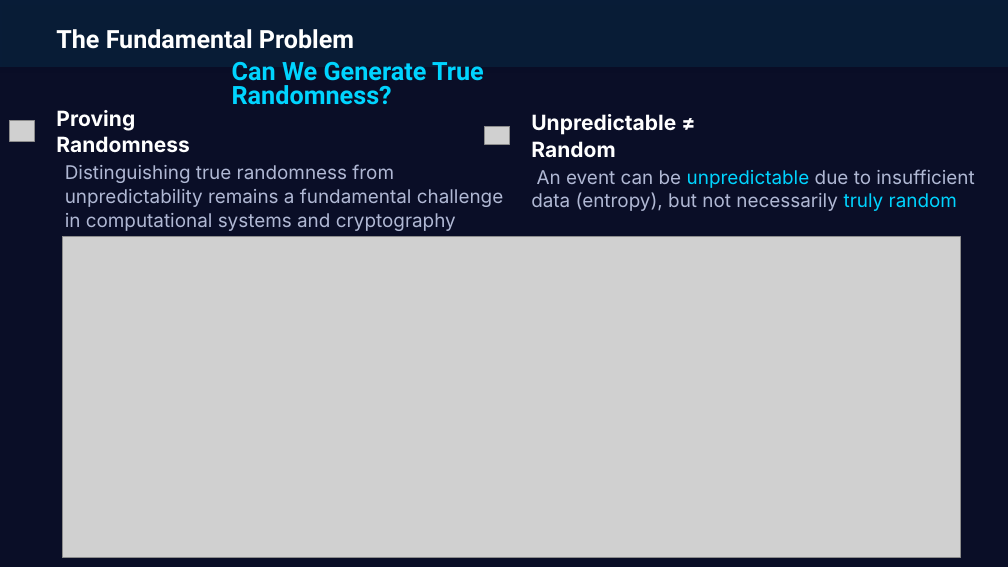
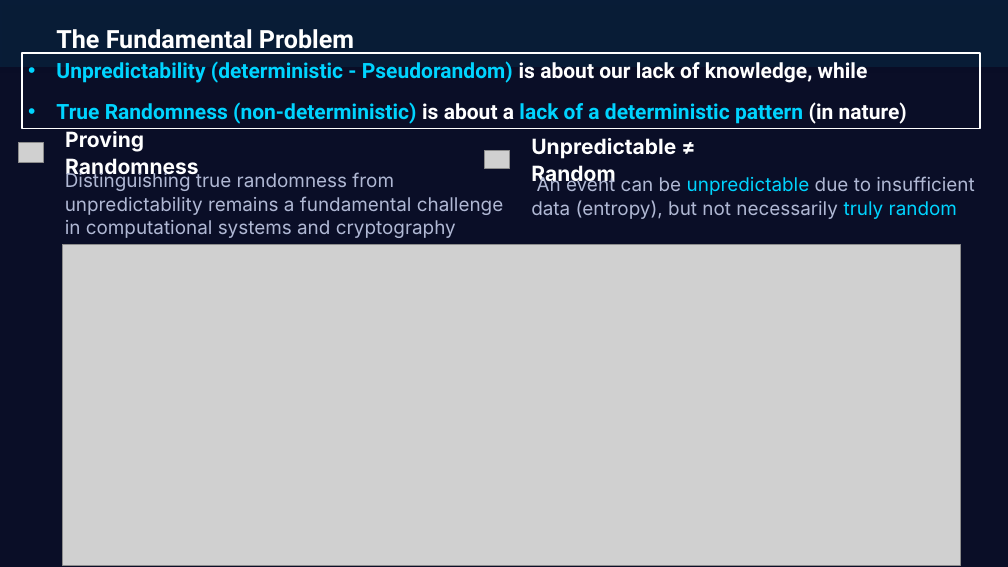
Before and after one commit to 7elmie/EGQCC, a slide deck: slide 2 of Presentations/4.True Randomness Testing & Random Number Generators.pptx. Drawn at 1008x567 pixels with LibreOffice and Linux fonts; fonts in the diff are those of the drawing; grey boxes stand for pictures. Boxes give left, top, right and bottom in pixels: in the first picture for what was removed or moved away, otherwise in the second. Text is boxed around its words. In the diff, an @@ line names an element or a change of style, - is before the commit and + after.

```diff
--- a/Presentations/4.True Randomness Testing & Random Number Generators.pptx
+++ b/Presentations/4.True Randomness Testing & Random Number Generators.pptx
@@ rectangle added at [22, 53, 980, 129], outline #FFFFFF 1.75 pt, 20 pt, text #00D4FF, bold @@
+• Unpredictability (deterministic - Pseudorandom) is about our lack of knowledge, while
+• True Randomness (non-deterministic) is about a lack of a deterministic pattern (in nature)
@@ text removed at [232, 62, 484, 105] @@
-Can We Generate True Randomness?
@@ picture: place and size @@
-picture at [9, 121, 34, 141]
+picture at [18, 142, 43, 163]
@@ text "Proving Randomness" rewrapped from [56, 110, 190, 153] to [65, 131, 199, 179] @@
@@ text "Unpredictable ≠ Random" rewrapped from [531, 114, 676, 158] to [531, 138, 676, 186] @@
@@ text "Distinguishing true randomness from unpredictability ...": place and size @@
-text "Distinguishing true randomness from unpredictability ..." at [65, 164, 503, 231]
+text "Distinguishing true randomness from unpredictability ..." at [65, 171, 503, 238]
@@ picture: place and size @@
-picture at [485, 126, 510, 144]
+picture at [485, 150, 510, 169]
@@ text "An event can be unpredictable ...": place and size @@
-text "An event can be unpredictable ..." at [531, 169, 974, 211]
+text "An event can be unpredictable ..." at [531, 176, 974, 219]
@@ picture: place and size @@
-picture at [63, 237, 960, 558]
+picture at [63, 244, 960, 566]
```
Also in this commit, not shown: 3 other slides changed, 1 slide removed, 1 other file.
